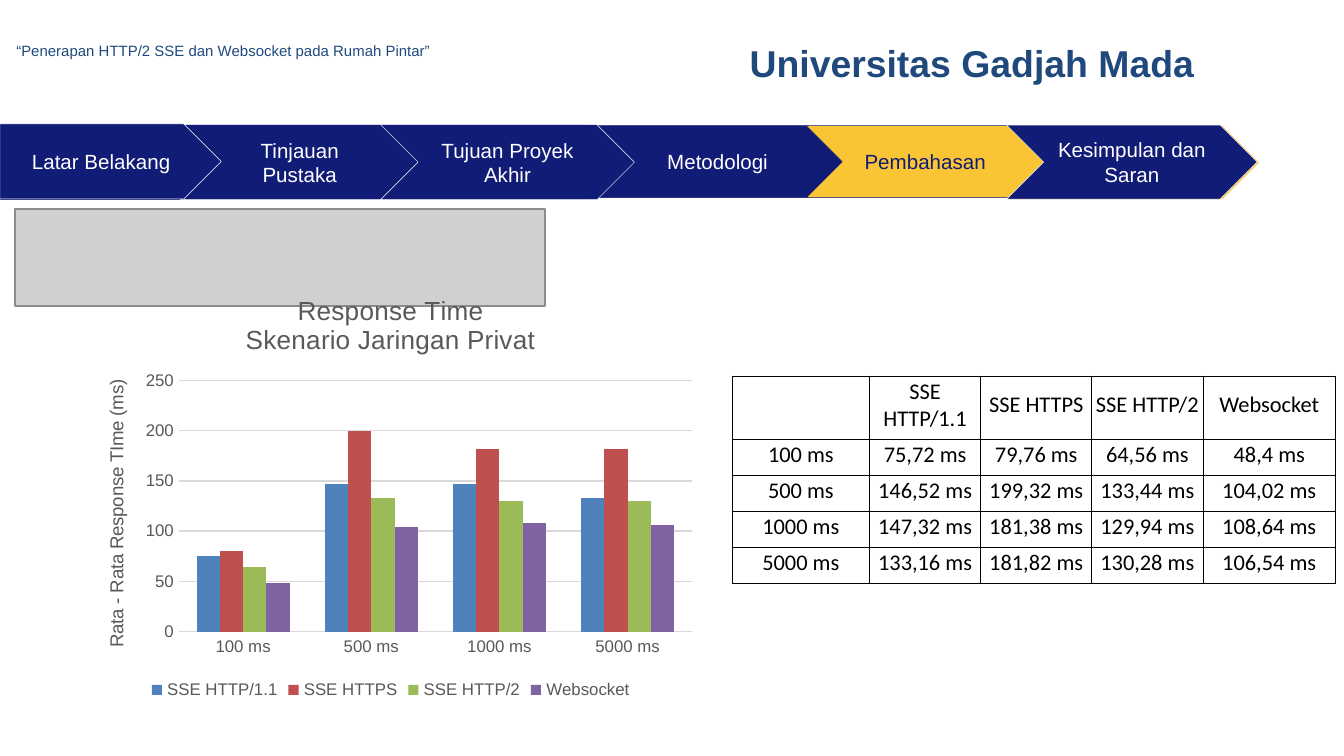
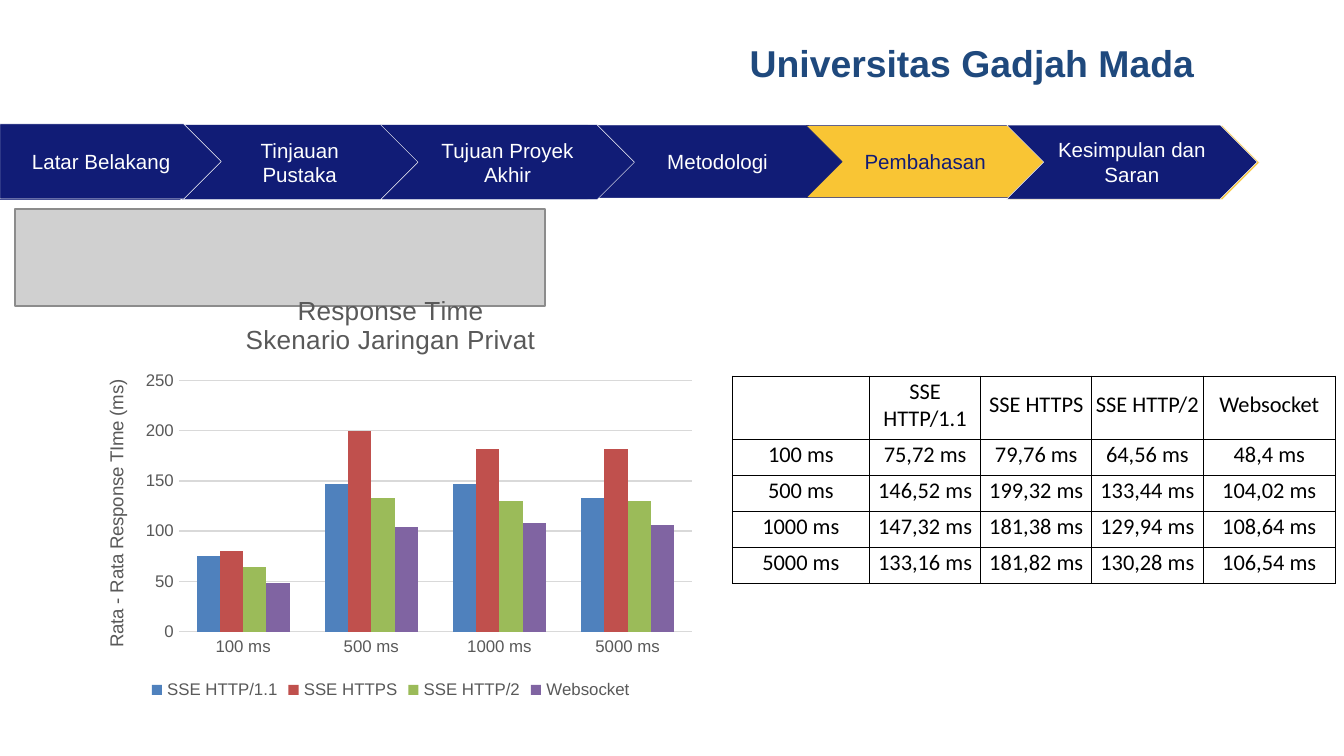
Before and after one commit to rusminto/ws_sse, a slide deck: slide 23 of berkas/ppt muham.pptx (slide 25 before the commit). Drawn at 1344x756 pixels with LibreOffice and Linux fonts; fonts in the diff are those of the drawing; grey boxes stand for pictures; background and template pictures are left out. Boxes give left, top, right and bottom in pixels: in the first picture for what was removed or moved away, otherwise in the second. Text is boxed around its words. In the diff, an @@ line names an element or a change of style, - is before the commit and + after.

```diff
--- a/berkas/ppt muham.pptx
+++ b/berkas/ppt muham.pptx
@@ text removed at [16, 45, 430, 59] @@
-“Penerapan HTTP/2 SSE dan Websocket pada Rumah Pintar”
```
Also in this commit, not shown: 23 other slides changed, 2 slides removed, 50 other files.
